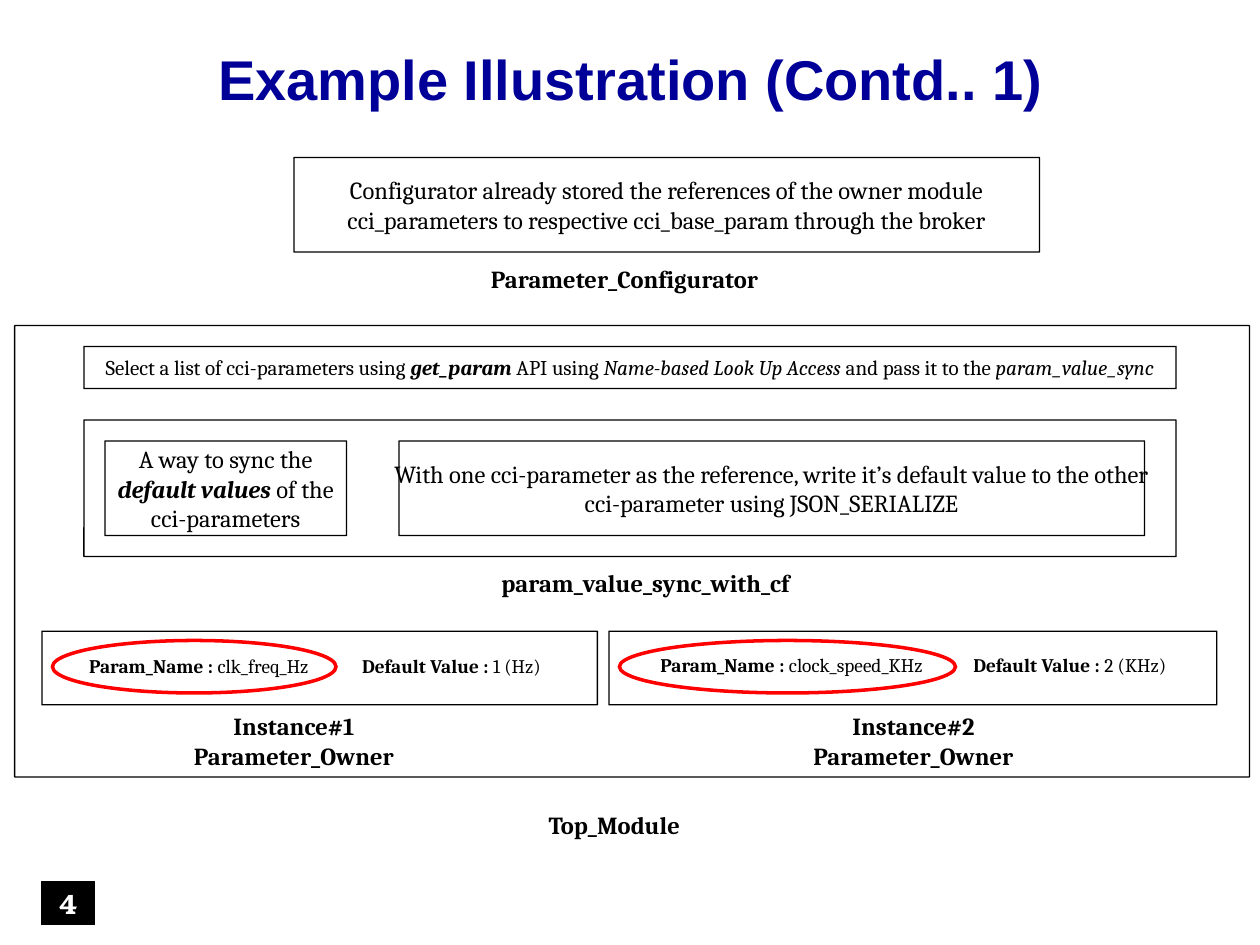
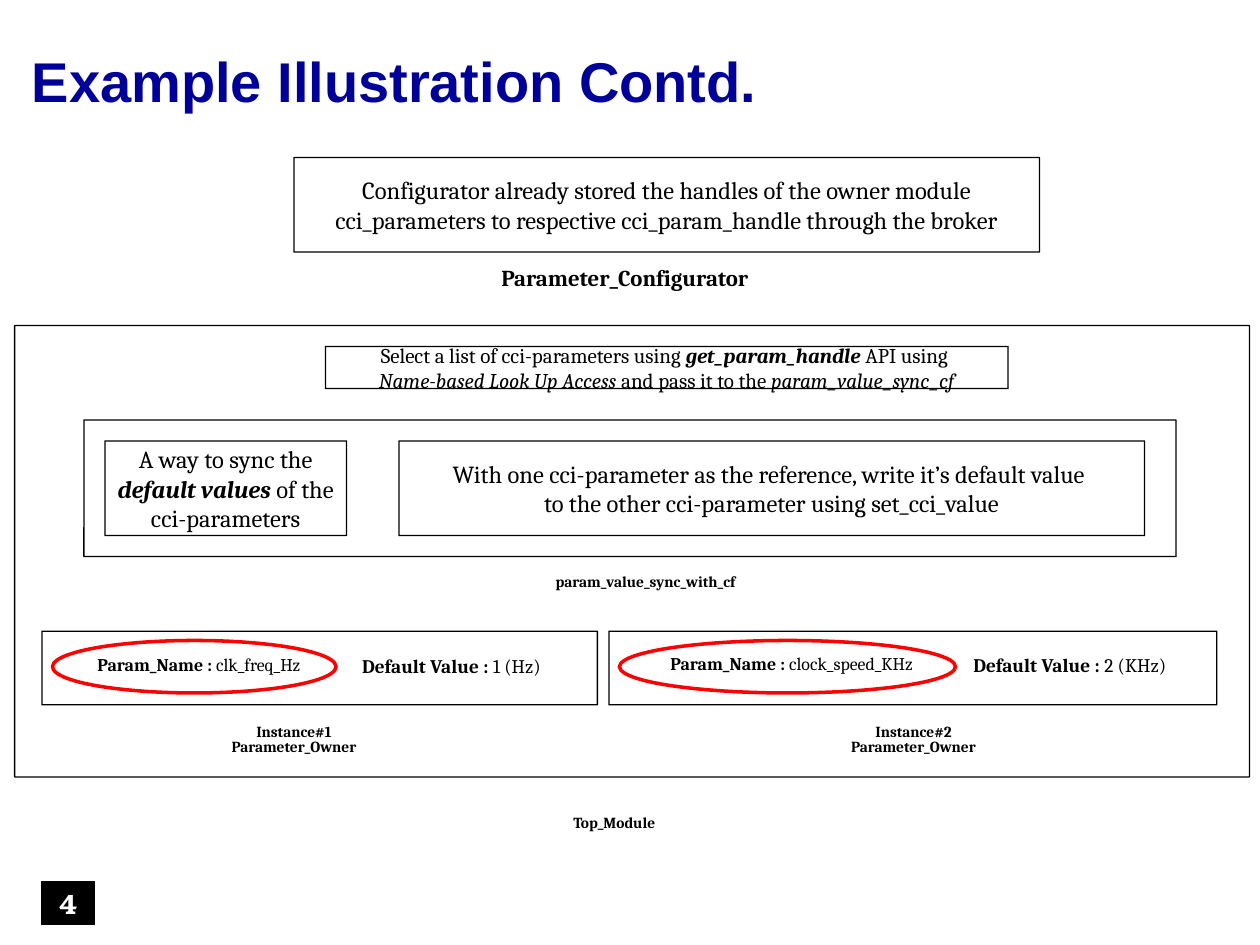
Before and after one commit to accellera-official/cci, a slide deck: slide 4 of examples/ex12_Indirectly_Associating_Parameters/docs/ex12_Indirectly_Associating_Parameters.ppt. Drawn at 1260x945 pixels with LibreOffice and Linux fonts; fonts in the diff are those of the drawing; background and template pictures are left out. Boxes give left, top, right and bottom in pixels: in the first picture for what was removed or moved away, otherwise in the second. Text is boxed around its words. In the diff, an @@ line names an element or a change of style, - is before the commit and + after.

Commit message:
examples update

```diff
--- a/examples/ex12_Indirectly_Associating_Parameters/docs/ex12_Indirectly_Associating_Parameters.ppt
+++ b/examples/ex12_Indirectly_Associating_Parameters/docs/ex12_Indirectly_Associating_Parameters.ppt
@@ text "Example Illustration Contd.": place and size @@
-text "Example Illustration Contd." at (33,20,1230,146)
+text "Example Illustration Contd." at (32,61,756,113)
@@ text at (32,61,756,113): text changed @@
-Example Illustration (Contd.. 1)
+Example Illustration Contd.
@@ text in rounded rectangle at (335,181,997,235): text changed @@
-Configurator already stored the references of the owner module
-cci_parameters to respective cci_base_param through the broker
+Configurator already stored the handles of the owner module
+cci_parameters to respective cci_param_handle through the broker
@@ text "Parameter_Configurator" at (501,270,748,291): size 14 to 12.9 pt; line spacing 1 to 0.9 @@
@@ rounded rectangle "Select a list of cci-parameters ...": place and size @@
-rounded rectangle "Select a list of cci-parameters ..." at (84,346,1177,388)
+rounded rectangle "Select a list of cci-parameters ..." at (325,346,1008,388)
@@ text in rounded rectangle at (379,346,954,393): text changed; italic on @@
-Select a list of cci-parameters using get_param API using Name-based Look Up Access and pass it to the param_value_sync
+Select a list of cci-parameters using get_param_handle API using
+Name-based Look Up Access and pass it to the param_value_sync_cf
@@ text in rounded rectangle at (453,465,1084,518): text changed @@
-With one cci-parameter as the reference, write it’s default value to the other
-cci-parameter using JSON_SERIALIZE
+With one cci-parameter as the reference, write it’s default value
+to the other cci-parameter using set_cci_value
@@ rounded rectangle "Param_Name : clk_freq_Hz" at (62,645,336,687): size 11 to 10.2 pt; line spacing 1 to 0.9 @@
@@ rounded rectangle "Param_Name : clock_speed_KHz" at (627,641,955,688): size 11 to 10.2 pt; line spacing 1 to 0.9 @@
@@ size 14 to 8.8 pt; line spacing 1 to 0.8 in 4 elements at (556,576,736,591), (573,817,655,832), (232,726,357,754), (851,726,976,754) @@
```
Also in this commit, not shown: 8 other slides changed, 2 slides removed, 7 other files.
